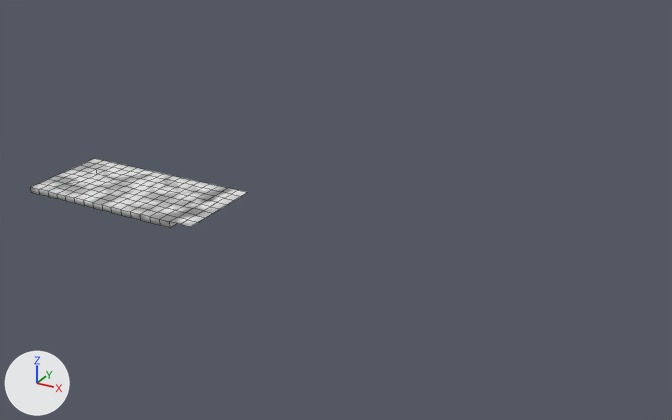
One commit to the Blender file Content/Placeable/RoadModule/D1/D1.blend: the scene before it, then after it.
Camera for both pictures: a camera (50 mm lens) standing at (58.7, -56.3, 30.3) and looking at (24.0, 6.8, -1.3). The axes (+X, +Y, +Z) are drawn at lower left. The lights are the same throughout. Mesh edges are drawn as thin lines. Materials are left out; every surface is plain grey.

Before the edit, the objects in view are built like this:
```python
me_transform5 = bpy.data.meshes.new('transform5')
me_transform5.from_pydata(...)  # 204 vertices, 178 faces; spans x 0.0..1700.0, y -50.0..0.0, z -400.0..400.0
me_transform5.materials.append(mat_masked)
ob_road = bpy.data.objects.new('Road', me_transform5)
ob_road.location = (0.0, 0.0, 0.0)
ob_road.rotation_euler = (1.571, 0.0, 0.0)  # degrees (90, 0, 0)
ob_road.scale = (0.01, 0.01, 0.01)
_m = ob_road.modifiers.new('EdgeSplit', 'EDGE_SPLIT')
_m.use_edge_angle = False
```
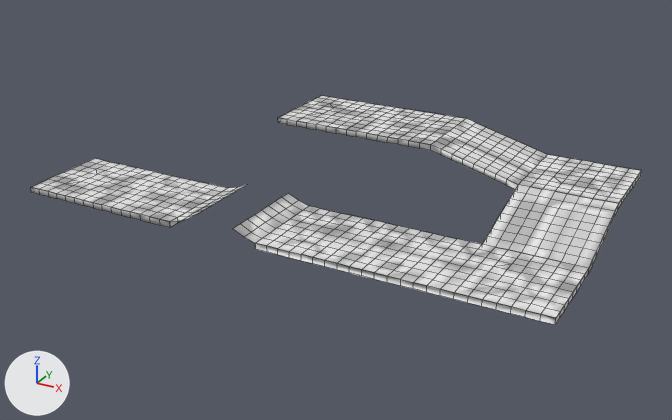
Where the change shows, as pixel boxes [x1, y1, x2, y2] in the pictures (672 x 420 px):
```json
{"object": "Road", "change": "reshaped, modifiers changed", "before": [31, 159, 248, 228], "after": [31, 95, 641, 325], "on screen": "180% wider, 230% taller"}
{"part": 1, "of": "me_transform5", "change": "built on", "before": [170, 188, 248, 227], "after": [31, 95, 641, 325]}
```

Scene script edits in JSON lines:
```json
{"block": "me_transform5", "where": "# used by ob_road; location = (0.0, 0.0, 0.0); rotation_euler = (1.571, 0.0, 0.0), in degrees (90, 0, 0); scale = (0.01, 0.01, 0.01)"}
{"op": "remove", "block": "me_transform5", "code": "me_transform5.from_pydata(...)  # 204 vertices, 178 faces; spans x 0.0..1700.0, y -50.0..0.0, z -400.0..400.0"}
{"op": "add", "block": "me_transform5", "code": "me_transform5.from_pydata(...)  # 1179 vertices, 826 faces, 1 loose edge; spans x 0.0..4600.0, y -50.0..414.0, z -1973.0..400.0"}
{"block": "me_transform5", "change": "me_transform5 part 1: 3 vertices moved from x 1600.0..1700.0, y 0.0, z -300.0..0.0 to x 1600.0..1700.0, y 28.0..73.0, z -300.0..0.0; 15 vertices removed from x 1600.0..1700.0, y 0.0, z -400.0..400.0; 990 vertices added at x 0.0..4600.0, y -50.0..414.0, z -1973.0..400.0"}
{"block": "ob_road", "where": "_m = ob_road.modifiers.new('EdgeSplit', 'EDGE_SPLIT')"}
{"op": "remove", "block": "ob_road", "code": "_m.use_edge_angle = False"}
```
